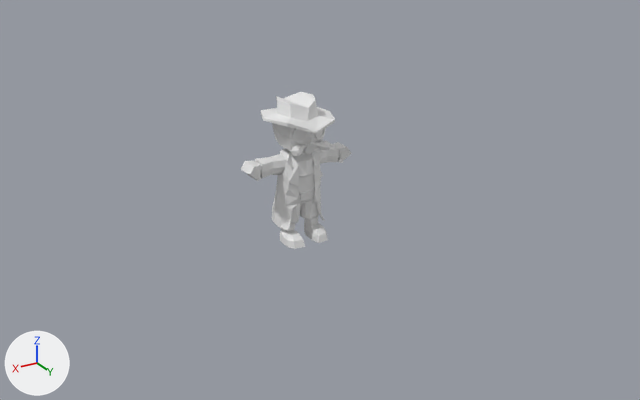
The Blender file modelos/personagem.blend as it was, and as the next commit left it.
The view is the same before and after, from a 50 mm lens placed at (12.56, 22.25, 10.74), pointed at (-0.25, 0.9, 0.07). Every picture has the same lights, and +X, +Y and +Z are marked at lower left.

The first picture shows 'Círculo'.
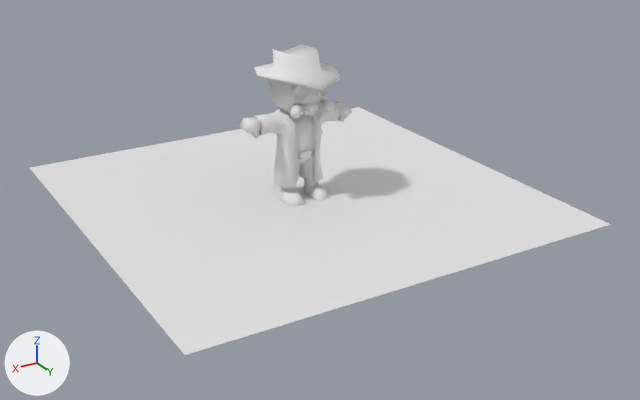
Where the change shows, as pixel boxes [x1, y1, x2, y2] in the pictures (640 x 400 px; the box of a moved part takes in the faces that stretch with it):
'Plano', added: after [30, 107, 611, 355]
'Círculo', reshaped, moved: before [241, 92, 352, 249]; after [239, 45, 352, 206]
part 1 of me_círculo, moved or reshaped: before [291, 145, 305, 157]; after [290, 104, 306, 118]
part 2 of me_círculo, moved or reshaped: before [314, 140, 330, 150]; after [317, 100, 335, 112]
part 3 of me_círculo, rebuilt (14% wider, 14% taller): before [260, 92, 335, 154]; after [254, 45, 340, 116]
part 4 of me_círculo, rebuilt (11% wider, 19% taller): before [292, 128, 309, 143]; after [291, 85, 310, 103]
part 5 of me_círculo, rebuilt (15% wider, 8% taller): before [314, 128, 326, 139]; after [316, 86, 330, 98]
part 6 of me_círculo, rebuilt (23% wider, 17% taller): before [304, 143, 316, 154]; after [304, 103, 319, 116]
part 7 of me_círculo, moved or reshaped: before [270, 148, 327, 230]; after [269, 108, 327, 187]
part 8 of me_círculo, shading changed: before [241, 142, 352, 249]; after [239, 101, 352, 206]

What changed in the scene script:
```text
Add mat_materiais:
    mat_materiais = diffuse_material('Materiais')
    mat_materiais.base_color = (0.8, 0.8, 0.8)  # white #e7e7e7
Change me_círculo:
    used by ob_círculo; location = (0.0, 0.0, 0.0)
    remove me_círculo.from_pydata(...)  # 671 vertices, 612 faces; spans x -1.8..1.8, y -1.12..1.17, z -1.43..3.13
    add me_círculo.from_pydata(...)  # 653 vertices, 595 faces, 8 loose edges; spans x -1.8..1.8, y -1.27..1.32, z -1.43..3.2
    me_círculo part 1: the loose piece of 40 vertices spanning x 0.11..0.66, y 0.57..0.96, z 1.6..1.93 is scaled about its middle by 1.13, then moved by (0.05, 0.1, -0.11), in mat_materiais (white #e7e7e7)
    me_círculo part 2: the loose piece of 40 vertices spanning x -0.66..-0.11, y 0.57..0.96, z 1.6..1.93 is scaled about its middle by 1.13, then moved by (-0.06, 0.1, -0.11), in mat_materiais (white #e7e7e7)
    me_círculo part 3: the loose piece of 57 vertices spanning x -1.12..1.17, y -1.12..1.17, z 1.46..3.13 is rebuilt with 57 vertices and now spans x -1.28..1.33, y -1.27..1.32, z 1.31..3.2, in mat_materiais (white #e7e7e7)
    me_círculo part 4: the loose piece of 32 vertices spanning x 0.04..0.57, y 0.51..0.87, z 1.97..2.47 is rebuilt with 32 vertices and now spans x 0.05..0.64, y 0.58..0.98, z 1.89..2.45, in mat_materiais (white #e7e7e7)
    me_círculo part 5: the loose piece of 32 vertices spanning x -0.57..-0.04, y 0.51..0.87, z 1.97..2.47 is rebuilt with 32 vertices and now spans x -0.65..-0.05, y 0.58..0.98, z 1.89..2.45, in mat_materiais (white #e7e7e7)
    me_círculo part 6: the loose piece of 16 vertices spanning x -0.2..0.19, y 0.34..0.84, z 1.55..2.05 is rebuilt with 16 vertices and now spans x -0.23..0.21, y 0.39..0.95, z 1.41..1.97, in mat_materiais (white #e7e7e7)
    me_círculo part 7
    101 vertices are removed from x -0.84..0.84, y -0.65..0.54, z -0.93..1.53
    144 faces are deleted
    4 vertices in x -0.34..0.34, y 0.46..0.53, z 0.12..0.13 move by (0.0, 0.0, 0.01)
    30 vertices move from x -0.72..0.72, y -0.5..0.48, z -0.12..1.43 to x -0.73..0.73, y -0.5..0.5, z -0.18..1.41
    83 vertices are added at x -0.86..0.86, y -0.52..0.52, z -0.88..1.53
    8 loose edges are added
    126 new faces join them
    me_círculo part 8: 286 kept faces spanning x -1.8..1.8, y -0.55..0.86, z -1.43..1.8 are now shaded smooth
    add me_círculo.materials.append(mat_materiais)  # white #e7e7e7
Add me_plano:
    me_plano.from_pydata([(-1.0, -1.0, 0.0), (1.0, -1.0, 0.0), (-1.0, 1.0, 0.0), (1.0, 1.0, 0.0)], [], [(0, 1, 3, 2)])
Change ob_círculo:
    ob_círculo.location: (0.0, 0.0, 0.0) -> (0.0, 0.0, 1.35)
Add ob_plano:
    ob_plano = bpy.data.objects.new('Plano', me_plano)
    ob_plano.location = (0.0, 0.0, 0.0)
    ob_plano.scale = (6.61, 6.61, 6.61)
```
